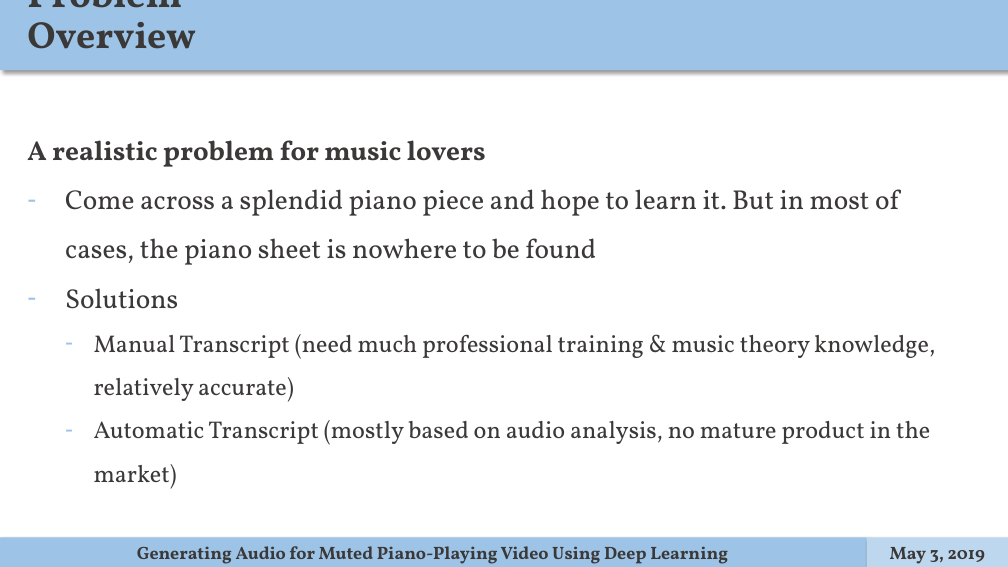
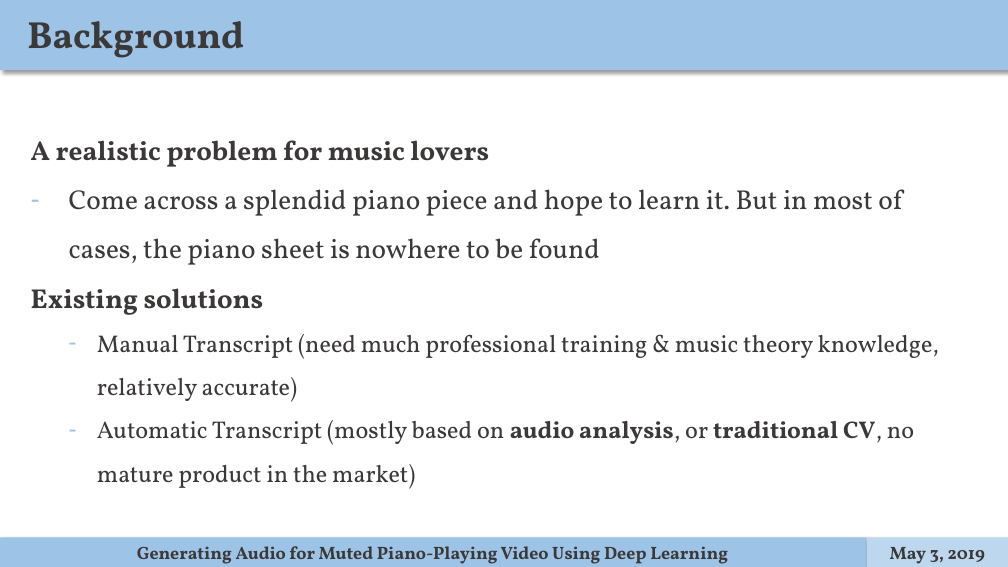
Before and after one commit to ppfish45/AI-Pianist, a slide deck: slide 4 of docs/presentation/slides.pptx (slide 2 before the commit). Drawn at 1008x567 pixels with LibreOffice and Linux fonts; fonts in the diff are those of the drawing. Boxes give left, top, right and bottom in pixels: in the first picture for what was removed or moved away, otherwise in the second. Text is boxed around its words. In the diff, an @@ line names an element or a change of style, - is before the commit and + after.

```diff
--- a/docs/presentation/slides.pptx
+++ b/docs/presentation/slides.pptx
@@ text at box(27, 21, 244, 58): text changed @@
-Problem Overview
+Background
@@ text at box(31, 288, 264, 315): text changed; bold on @@
-– Solutions
+Existing solutions
@@ text at box(97, 420, 914, 489): text changed @@
-  – Automatic Transcript (mostly based on audio analysis, no mature product in the market)
+  – Automatic Transcript (mostly based on audio analysis, or traditional CV, no mature product in the market)
```
Also in this commit, not shown: 1 other slide changed, 19 slides added.
